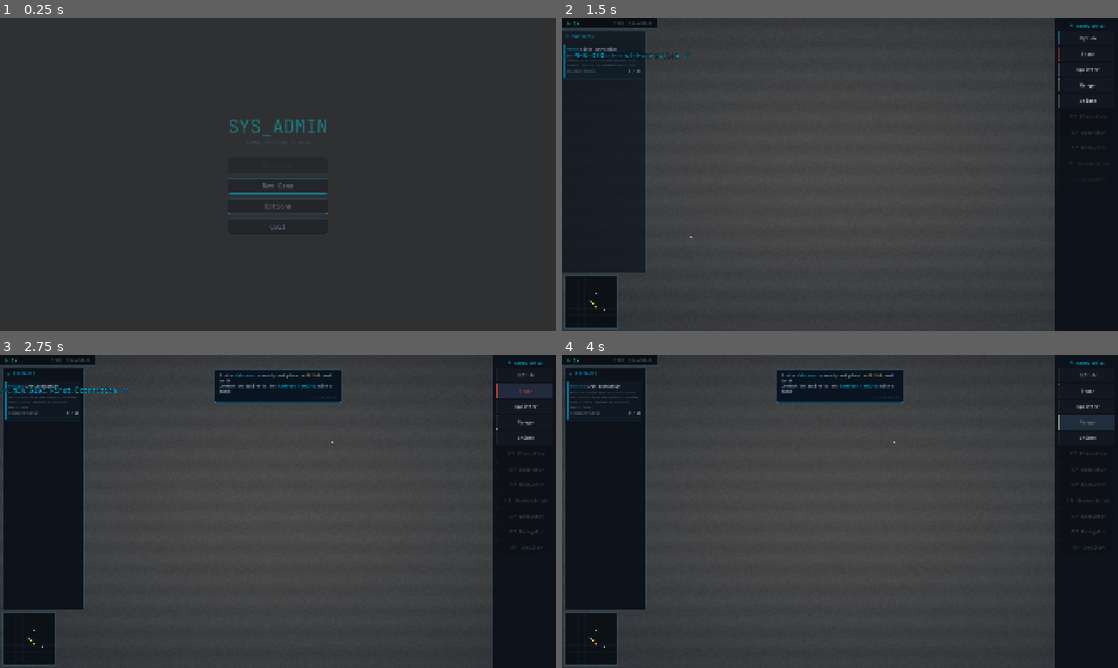
Above: before the commit, frames 1-4 (two rows, left to right).
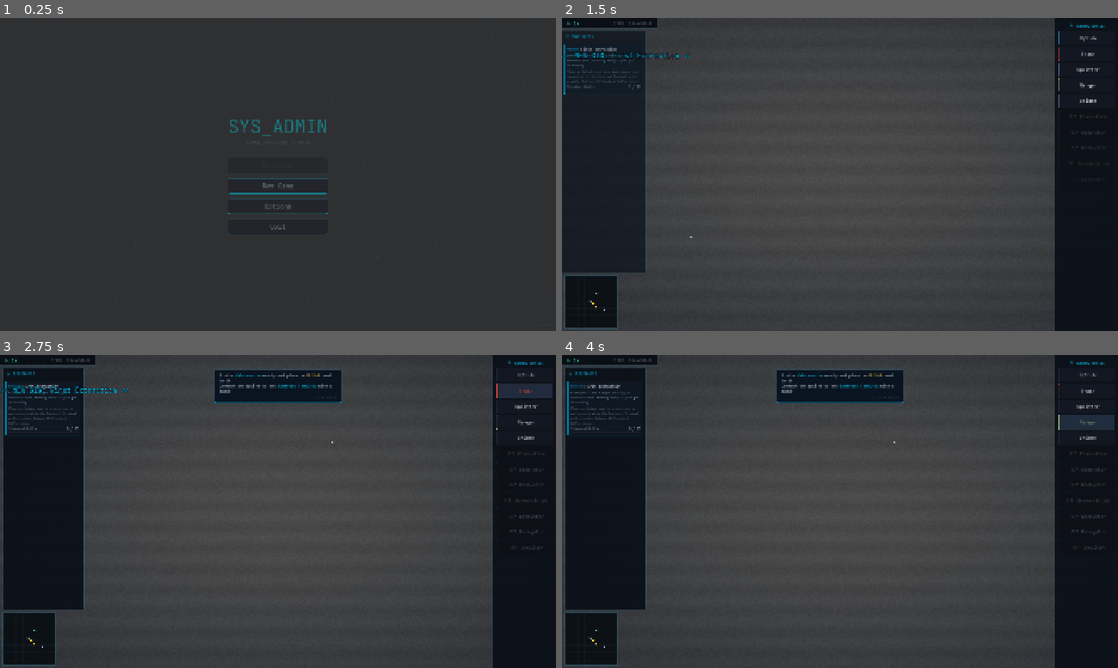
Above: after the commit, the same moments.

Repository: BYGGOLDENSTONE/sys-admin
Game: Godot game, scene res://scenes/ui/main_menu.tscn
Same seed, same stepped clock (60 frames per second), same inputs: the game is played once before the commit and once after it.
Inputs (mouse positions are in pixels of both pictures, inside the frame that each line leads up to):
- Up to frame 1 (0.25 s): no input
- Up to frame 2 (1.5 s): click "New Game" at 0.5 s; tap Enter at 1.25 s; drag from (589, 302) to (895, 105) at 1.27 s
- Up to frame 3 (2.75 s): click "Trash" at 2 s
- Up to frame 4 (4 s): click "Splitter" at 2.75 s; click "Merger" at 3.5 s

The runs differ from the first frame. In frame 2, 0.2% of the frame differs, in the area x 0-15%, y 11-25%; in frame 3, 0.2%; in frame 4, 0.3%, in the area x 0-15%, y 11-26%.

Commit message:
Sprint 2: Sound + Theme Identity — cyberpunk ambient, rich SFX, client factions, menu atmosphere
A6: Cyberpunk ambient music — 10s loop with deep drone, pad sweep, filtered noise, data pulses, high shimmer
A7: Critical SFX improvement — rich gig_complete (7-note), unlock fanfare (bass+5-note), discovery chime (4-note+shimmer), cable connect (sub-bass added)
A8: Client/faction flavor — 6 hacker identities (FIXER_NULL, BROKER_7, GHOST_SIGNAL, DR_PATCH, CIPHER_QUEEN, ARCHIVE_X) with styled client lines in gig panel
A9: Main menu atmosphere — data rain background effect + SYS_ADMIN title glitch/flicker

Co-Authored-By: Claude Opus 4.6 <noreply@anthropic.com>

Diff:
--- a/resources/gigs/gig_01.tres
+++ b/resources/gigs/gig_01.tres
@@ -13,7 +13,7 @@
 [resource]
 script = ExtResource("1")
 gig_name = "First Extraction"
-description = "Place an Uplink next to a data source and connect it to the Contract Terminal with a cable. Deliver 20 Standard Public data."
+description = "FIXER_NULL: Got a buyer waiting on Standard data. Nothing fancy — just get it flowing.\n\nPlace an Uplink next to a data source and connect it to the Contract Terminal with a cable. Deliver 20 Standard Public data."
 order_index = 1
 is_tutorial = true
 requirements = Array[Resource]([SubResource("req1")])
--- a/resources/gigs/gig_02.tres
+++ b/resources/gigs/gig_02.tres
@@ -20,7 +20,7 @@
 [resource]
 script = ExtResource("1")
 gig_name = "Data Sorting"
-description = "Use your new Classifier to split a mixed source. Set the filter with TAB — send Financial one way, Biometric the other."
+description = "BROKER_7: I need Financial and Biometric separated clean. Mixed data is worthless to my clients.\n\nUse your new Classifier to split a mixed source. Set the filter with TAB — send Financial one way, Biometric the other."
 order_index = 2
 is_tutorial = true
 requirements = Array[Resource]([SubResource("req1"), SubResource("req2")])
--- a/resources/gigs/gig_03.tres
+++ b/resources/gigs/gig_03.tres
@@ -13,7 +13,7 @@
 [resource]
 script = ExtResource("1")
 gig_name = "Public Extraction"
-description = "This source mixes Public and Corrupted data. Use your new Separator to filter by state — keep Public, discard the rest."
+description = "GHOST_SIGNAL: Some of these sources are messy — Corrupted junk mixed with clean data. I only want the clean stuff.\n\nThis source mixes Public and Corrupted data. Use your new Separator to filter by state — keep Public, discard the rest."
 order_index = 3
 is_tutorial = true
 requirements = Array[Resource]([SubResource("req1")])
--- a/resources/gigs/gig_04.tres
+++ b/resources/gigs/gig_04.tres
@@ -14,7 +14,7 @@
 [resource]
 script = ExtResource("1")
 gig_name = "Data Recovery"
-description = "Corrupted data can be repaired! Use your new Recoverer — feed Corrupted data from the left and Public fuel from the top."
+description = "DR_PATCH: Corrupted files aren't trash — they're opportunities. Repair them and I'll make it worth your time.\n\nCorrupted data can be repaired! Use your new Recoverer — feed Corrupted data from the left and Public fuel from the top."
 order_index = 4
 is_tutorial = true
 requirements = Array[Resource]([SubResource("req1")])
--- a/resources/gigs/gig_05.tres
+++ b/resources/gigs/gig_05.tres
@@ -14,7 +14,7 @@
 [resource]
 script = ExtResource("1")
 gig_name = "Decryption Run"
-description = "Encrypted data needs Keys to unlock. Build a Research Lab to produce Keys, then feed both into a Decryptor."
+description = "CIPHER_QUEEN: Locked data is my specialty. Build a key forge and crack those files open — I need what's inside.\n\nEncrypted data needs Keys to unlock. Build a Research Lab to produce Keys, then feed both into a Decryptor."
 order_index = 5
 is_tutorial = true
 requirements = Array[Resource]([SubResource("req1")])
--- a/resources/gigs/gig_06.tres
+++ b/resources/gigs/gig_06.tres
@@ -14,7 +14,7 @@
 [resource]
 script = ExtResource("1")
 gig_name = "Encryption Job"
-description = "Some clients want re-encrypted data. Decrypt first, then run it through your new Encryptor — it needs a Key from top, just like the Decryptor."
+description = "GHOST_SIGNAL: My buyer wants re-encrypted data. Decrypt it, then lock it back up with fresh encryption. Don't ask why.\n\nDecrypt first, then run it through your new Encryptor — it needs a Key from top, just like the Decryptor."
 order_index = 6
 is_tutorial = true
 requirements = Array[Resource]([SubResource("req1")])
--- a/resources/gigs/gig_07.tres
+++ b/resources/gigs/gig_07.tres
@@ -12,7 +12,7 @@
 [resource]
 script = ExtResource("1")
 gig_name = "Package Deal"
-description = "Bundle two data types into one product. Use your new Compiler — feed Blueprint from the left and Research from the top to create Packets."
+description = "BROKER_7: Big client wants bundled data — Blueprint and Research in one package. Time to use the Compiler.\n\nBundle two data types into one product. Use your new Compiler — feed Blueprint from the left and Research from the top to create Packets."
 order_index = 7
 is_tutorial = true
 requirements = Array[Resource]([SubResource("req1")])
--- a/resources/gigs/gig_08.tres
+++ b/resources/gigs/gig_08.tres
@@ -13,7 +13,7 @@
 [resource]
 script = ExtResource("1")
 gig_name = "Blueprint Cache"
-description = "A client needs raw Blueprint data. Find sources that carry Blueprint content — look for Biotech Labs or harder targets."
+description = "ARCHIVE_X: I'm building a collection. Raw Blueprint data — untouched, unprocessed. Find me sources that carry it.\n\nFind sources that carry Blueprint content — look for Biotech Labs or harder targets."
 order_index = 8
 is_tutorial = false
 requirements = Array[Resource]([SubResource("req1")])
--- a/resources/gigs/gig_09.tres
+++ b/resources/gigs/gig_09.tres
@@ -14,7 +14,7 @@
 [resource]
 script = ExtResource("1")
 gig_name = "Deep Recovery"
-description = "Recover damaged Blueprint data. The toughest corrupted files need processed fuel — you may need to decrypt data first to use as recovery fuel."
+description = "DR_PATCH: The deep web is full of damaged Blueprint files. Recover them — but you'll need better fuel for the worst ones.\n\nRecover damaged Blueprint data. The toughest corrupted files need processed fuel — you may need to decrypt data first to use as recovery fuel."
 order_index = 9
 is_tutorial = false
 requirements = Array[Resource]([SubResource("req1")])
--- a/resources/gigs/gig_10.tres
+++ b/resources/gigs/gig_10.tres
@@ -14,7 +14,7 @@
 [resource]
 script = ExtResource("1")
 gig_name = "Secure Transmission"
-description = "Re-encrypt Financial data for secure transfer. Decrypt it first, then run it back through the Encryptor. Higher-tier encryption requires better Keys."
+description = "CIPHER_QUEEN: Financial data needs military-grade wrapping. Decrypt, then re-encrypt with the best Keys you can forge.\n\nRe-encrypt Financial data for secure transfer. Decrypt it first, then run it back through the Encryptor. Higher-tier encryption requires better Keys."
 order_index = 10
 is_tutorial = false
 requirements = Array[Resource]([SubResource("req1")])
--- a/resources/gigs/gig_11.tres
+++ b/resources/gigs/gig_11.tres
@@ -12,7 +12,7 @@
 [resource]
 script = ExtResource("1")
 gig_name = "Assembly Contract"
-description = "Package encrypted Financial data with raw Blueprint data. Encrypt Financial first, then feed it with Blueprint into the Compiler."
+description = "FIXER_NULL: Final job. Encrypted Financial plus raw Blueprint — compiled into one package. Get it done.\n\nPackage encrypted Financial data with raw Blueprint data. Encrypt Financial first, then feed it with Blueprint into the Compiler."
 order_index = 11
 is_tutorial = false
 requirements = Array[Resource]([SubResource("req1")])
--- a/scripts/sound_manager.gd
+++ b/scripts/sound_manager.gd
@@ -48,7 +48,8 @@
 
 func play_cable_connect() -> void:
 	play("cable_snap", -10.0)
-	play("cable_resonance", -14.0)
+	play("cable_resonance", -12.0)
+	play("cable_sub", -14.0)
 
 
 func play_cable_remove() -> void:
@@ -135,13 +136,14 @@
 	_sounds["remove_whoosh"] = _gen(800.0, 0.15, 0.3, "sine", 150.0)
 	# Cable
 	_sounds["cable_snap"] = _gen(1800.0, 0.05, 0.25, "square")
-	_sounds["cable_resonance"] = _gen(350.0, 0.3, 0.15, "sine")
+	_sounds["cable_resonance"] = _gen(350.0, 0.4, 0.18, "sine")
+	_sounds["cable_sub"] = _gen(110.0, 0.25, 0.15, "sine", 80.0)
 	_sounds["cable_pop"] = _gen(500.0, 0.08, 0.2, "sine", 200.0)
-	# Discovery / Unlock
-	_sounds["discovery_chime"] = _gen_chime([523.0, 659.0, 784.0], 0.12, 0.3)
-	_sounds["unlock_fanfare"] = _gen_chime([262.0, 330.0, 392.0, 523.0], 0.12, 0.35)
-	# Gig complete (5-note triumphant arpeggio)
-	_sounds["gig_complete"] = _gen_chime([330.0, 392.0, 494.0, 587.0, 659.0], 0.10, 0.35)
+	# Discovery / Unlock / Gig complete — rich layered versions
+	_sounds["discovery_chime"] = _gen_rich_chime([523.0, 659.0, 784.0, 1047.0], 0.15, 0.28, 4, 0.4)
+	_sounds["unlock_fanfare"] = _gen_rich_chime([131.0, 262.0, 330.0, 392.0, 523.0], 0.14, 0.32, 3, 0.35)
+	# Gig complete (7-note triumphant arpeggio with shimmer)
+	_sounds["gig_complete"] = _gen_rich_chime([262.0, 330.0, 392.0, 494.0, 587.0, 659.0, 784.0], 0.12, 0.30, 4, 0.5)
 	# Delivery confirmation blip
 	_sounds["delivery_blip"] = _gen(880.0, 0.06, 0.2, "sine", 1320.0)
 	# Processing — per-building type
@@ -223,20 +225,85 @@
 	return stream
 
 
+func _gen_rich_chime(freqs: Array, note_dur: float, vol: float, harmonics: int = 3, tail: float = 0.3) -> AudioStreamWAV:
+	## Layered chime with harmonics and reverb-like tail. Notes overlap for fullness.
+	var note_samples: int = int(SAMPLE_RATE * note_dur)
+	var tail_samples: int = int(SAMPLE_RATE * tail)
+	var total: int = note_samples * freqs.size() + tail_samples
+	var buffer := PackedFloat32Array()
+	buffer.resize(total)
+	buffer.fill(0.0)
+	for ni in range(freqs.size()):
+		var freq: float = freqs[ni]
+		var start: int = ni * note_samples
+		var ring_len: int = mini(note_samples + tail_samples, total - start)
+		for i in range(ring_len):
+			var t: float = float(i) / SAMPLE_RATE
+			var total_dur: float = note_dur + tail
+			var progress: float = t / total_dur
+			var env: float = 1.0
+			if t < 0.008:
+				env = t / 0.008
+			env *= pow(1.0 - clampf(progress, 0.0, 1.0), 1.6)
+			var sample: float = 0.0
+			for h in range(harmonics):
+				var harm_freq: float = freq * (h + 1)
+				var harm_vol: float = 1.0 / pow(h + 1, 1.3)
+				sample += sin(t * harm_freq * TAU) * harm_vol
+			sample *= vol * env / float(harmonics)
+			buffer[start + i] += sample
+	var data := PackedByteArray()
+	data.resize(total * 2)
+	for i in range(total):
+		var s16: int = clampi(int(buffer[i] * 32767.0), -32768, 32767)
+		data[i * 2] = s16 & 0xFF
+		data[i * 2 + 1] = (s16 >> 8) & 0xFF
+	var stream := AudioStreamWAV.new()
+	stream.format = AudioStreamWAV.FORMAT_16_BITS
+	stream.mix_rate = SAMPLE_RATE
+	stream.stereo = false
+	stream.data = data
+	return stream
+
+
 func _start_ambient() -> void:
-	var dur: float = 3.0
+	## Cyberpunk ambient — deep drone + pad sweep + filtered noise + data pulses + shimmer.
+	var dur: float = 10.0
 	var samples: int = int(SAMPLE_RATE * dur)
 	var data := PackedByteArray()
 	data.resize(samples * 2)
 	for i in range(samples):
 		var t: float = float(i) / SAMPLE_RATE
 		var sample: float = 0.0
-		sample += sin(t * 55.0 * TAU) * 0.25
-		sample += sin(t * 82.5 * TAU) * 0.12
-		sample += sin(t * 110.0 * TAU) * 0.08
-		sample += sin(t * 165.0 * TAU) * 0.04
-		sample *= 0.8 + sin(t * 0.3 * TAU) * 0.2
-		sample *= 0.12
+		# Layer 1: Deep drone with slow breathing
+		var drone_mod: float = 0.85 + sin(t * 0.15 * TAU) * 0.15
+		sample += sin(t * 55.0 * TAU) * 0.20 * drone_mod
+		sample += sin(t * 82.5 * TAU) * 0.10 * drone_mod
+		# Layer 2: Mid pad with sweep
+		var pad_sweep: float = 0.5 + sin(t * 0.08 * TAU) * 0.5
+		sample += sin(t * 110.0 * TAU) * 0.06 * pad_sweep
+		sample += sin(t * 165.0 * TAU) * 0.04 * pad_sweep
+		sample += sin(t * 220.0 * TAU) * 0.025 * pad_sweep * pad_sweep
+		# Layer 3: Filtered noise (deterministic pseudo-noise)
+		var noise: float = sin(t * 7919.0) * sin(t * 6961.0) * sin(t * 5381.0)
+		var noise_env: float = 0.3 + sin(t * 0.2 * TAU) * 0.2 + sin(t * 0.07 * TAU) * 0.15
+		sample += noise * 0.025 * noise_env
+		# Layer 4: Data pulses — subtle pings
+		var pulse_t: float = fmod(t, 2.5) / 2.5
+		if pulse_t < 0.02:
+			var pe: float = 1.0 - pulse_t / 0.02
+			sample += sin(t * 880.0 * TAU) * 0.035 * pe * pe
+		var pulse_t2: float = fmod(t + 1.25, 2.5) / 2.5
+		if pulse_t2 < 0.015:
+			var pe2: float = 1.0 - pulse_t2 / 0.015
+			sample += sin(t * 660.0 * TAU) * 0.02 * pe2 * pe2
+		# Layer 5: High shimmer
+		var shimmer_env: float = maxf(0.0, sin(t * 0.12 * TAU)) * 0.5
+		sample += sin(t * 1320.0 * TAU) * 0.01 * shimmer_env
+		sample += sin(t * 1760.0 * TAU) * 0.005 * shimmer_env
+		# Global breathing
+		sample *= 0.7 + sin(t * 0.25 * TAU) * 0.15 + sin(t * 0.4 * TAU) * 0.08
+		sample *= 0.14
 		var s16: int = clampi(int(sample * 32767.0), -32768, 32767)
 		data[i * 2] = s16 & 0xFF
 		data[i * 2 + 1] = (s16 >> 8) & 0xFF
--- /dev/null
+++ b/scripts/ui/data_rain.gd
@@ -0,0 +1,77 @@
+extends Control
+
+## Falling data rain background effect for main menu.
+
+const CHARS: String = "01ABCDEF23456789abcdef{}[]<>/|"
+const COL_SPACING: float = 22.0
+const CHAR_SIZE: int = 12
+const FALL_SPEED_MIN: float = 25.0
+const FALL_SPEED_MAX: float = 90.0
+const FADE_CLR := Color(0.0, 0.6, 0.75, 0.08)
+const HEAD_CLR := Color(0.0, 0.85, 0.95, 0.25)
+
+var _columns: Array = []
+var _rng := RandomNumberGenerator.new()
+var _font: Font = null
+
+
+func _ready() -> void:
+	_rng.seed = Time.get_ticks_msec()
+	set_anchors_preset(Control.PRESET_FULL_RECT)
+	mouse_filter = Control.MOUSE_FILTER_IGNORE
+	_font = ThemeDB.fallback_font
+	_init_columns()
+
+
+func _init_columns() -> void:
+	_columns.clear()
+	var w: float = get_viewport_rect().size.x
+	var count: int = int(w / COL_SPACING)
+	for i in range(count):
+		_columns.append(_make_column(i * COL_SPACING + _rng.randf_range(0, 4), true))
+
+
+func _make_column(x: float, random_start: bool) -> Dictionary:
+	var length: int = _rng.randi_range(6, 18)
+	var h: float = get_viewport_rect().size.y
+	var y: float
+	if random_start:
+		y = _rng.randf_range(-length * CHAR_SIZE, h)
+	else:
+		y = float(-length * CHAR_SIZE)
+	var chars: Array = []
+	for _j in range(length):
+		chars.append(CHARS[_rng.randi() % CHARS.length()])
+	return {"x": x, "y": y, "speed": _rng.randf_range(FALL_SPEED_MIN, FALL_SPEED_MAX),
+			"length": length, "chars": chars}
+
+
+func _process(delta: float) -> void:
+	var h: float = get_viewport_rect().size.y
+	for col in _columns:
+		col.y += col.speed * delta
+		if col.y - col.length * CHAR_SIZE > h:
+			var nc := _make_column(col.x, false)
+			col.y = nc.y
+			col.speed = nc.speed
+			col.length = nc.length
+			col.chars = nc.chars
+	queue_redraw()
+
+
+func _draw() -> void:
+	var h: float = get_viewport_rect().size.y
+	for col in _columns:
+		for i in range(col.chars.size()):
+			var cy: float = col.y + i * CHAR_SIZE
+			if cy < -CHAR_SIZE or cy > h:
+				continue
+			var color: Color
+			if i == col.chars.size() - 1:
+				color = HEAD_CLR
+			else:
+				var t: float = float(i) / maxf(col.chars.size() - 1, 1)
+				color = FADE_CLR
+				color.a *= (0.3 + 0.7 * t)
+			draw_string(_font, Vector2(col.x, cy), col.chars[i],
+						HORIZONTAL_ALIGNMENT_LEFT, -1, CHAR_SIZE, color)
--- a/scripts/ui/gig_panel.gd
+++ b/scripts/ui/gig_panel.gd
@@ -15,6 +15,7 @@
 const BRIGHT := Color(0.85, 0.9, 0.95, 1.0)
 const CARD_BG := Color(0.06, 0.08, 0.12, 0.8)
 const TRACKED_GLOW := Color(0.0, 0.6, 0.8, 0.12)
+const CLIENT_CLR := Color(0.6, 0.75, 0.85, 0.9)
 const STALL_CLR := Color(0.8, 0.45, 0.15, 1.0)
 const STALL_TIME := 30.0  ## seconds without progress before showing stall hint
 
@@ -162,14 +163,29 @@
 	name_l.size_flags_horizontal = Control.SIZE_EXPAND_FILL
 	hdr.add_child(name_l)
 
-	# Description
+	# Description — split client flavor line from instruction text
 	if gig.description != "":
-		var desc := Label.new()
-		desc.text = gig.description
-		desc.add_theme_font_size_override("font_size", 10)
-		desc.add_theme_color_override("font_color", DIM)
-		desc.autowrap_mode = TextServer.AUTOWRAP_WORD_SMART
-		cv.add_child(desc)
+		var parts: PackedStringArray = gig.description.split("\n\n", true, 1)
+		if parts.size() == 2:
+			var client_l := Label.new()
+			client_l.text = parts[0]
+			client_l.add_theme_font_size_override("font_size", 10)
+			client_l.add_theme_color_override("font_color", CLIENT_CLR)
+			client_l.autowrap_mode = TextServer.AUTOWRAP_WORD_SMART
+			cv.add_child(client_l)
+			var desc := Label.new()
+			desc.text = parts[1]
+			desc.add_theme_font_size_override("font_size", 10)
+			desc.add_theme_color_override("font_color", DIM)
+			desc.autowrap_mode = TextServer.AUTOWRAP_WORD_SMART
+			cv.add_child(desc)
+		else:
+			var desc := Label.new()
+			desc.text = gig.description
+			desc.add_theme_font_size_override("font_size", 10)
+			desc.add_theme_color_override("font_color", DIM)
+			desc.autowrap_mode = TextServer.AUTOWRAP_WORD_SMART
+			cv.add_child(desc)
 
 	# Requirements with progress bars
 	var bars: Array = []
--- a/scripts/ui/main_menu.gd
+++ b/scripts/ui/main_menu.gd
@@ -6,6 +6,8 @@
 const SAVE_FILE: String = "user://saves/savegame.json"
 const AUTOSAVE_FILE: String = "user://saves/autosave.json"
 const GAME_SCENE: String = "res://scenes/main.tscn"
+const TITLE_COLOR := Color(0.0, 0.85, 0.9, 1.0)
+const GLITCH_CHARS: String = "█▓░▒#@$%&*"
 
 var _continue_btn: Button = null
 var _new_game_btn: Button = null
@@ -13,6 +15,13 @@
 var _quit_btn: Button = null
 var _button_vbox: VBoxContainer = null
 var _options_panel: VBoxContainer = null
+var _title: Label = null
+
+# Glitch state
+var _glitch_timer: float = 0.0
+var _next_glitch: float = 3.0
+var _glitch_active: bool = false
+var _glitch_end: float = 0.0
 
 
 func _ready() -> void:
@@ -21,10 +30,15 @@
 
 	_build_ui()
 	_update_continue_state()
+	_next_glitch = randf_range(2.0, 5.0)
 	# Fade in
 	modulate = Color(1, 1, 1, 0)
 	var tw := create_tween()
 	tw.tween_property(self, "modulate:a", 1.0, 0.6)
+
+
+func _process(delta: float) -> void:
+	_update_glitch(delta)
 
 
 func _build_ui() -> void:
@@ -34,6 +48,12 @@
 	bg.set_anchors_preset(Control.PRESET_FULL_RECT)
 	add_child(bg)
 
+	# Data rain background
+	var DataRainScript = preload("res://scripts/ui/data_rain.gd")
+	var rain := Control.new()
+	rain.set_script(DataRainScript)
+	add_child(rain)
+
 	# Main container (centered)
 	var center := CenterContainer.new()
 	center.set_anchors_preset(Control.PRESET_FULL_RECT)
@@ -45,12 +65,12 @@
 	center.add_child(main_box)
 
 	# Title
-	var title := Label.new()
-	title.text = "SYS_ADMIN"
-	title.add_theme_font_size_override("font_size", 64)
-	title.add_theme_color_override("font_color", Color(0.0, 0.85, 0.9, 1.0))
-	title.horizontal_alignment = HORIZONTAL_ALIGNMENT_CENTER
-	main_box.add_child(title)
+	_title = Label.new()
+	_title.text = "SYS_ADMIN"
+	_title.add_theme_font_size_override("font_size", 64)
+	_title.add_theme_color_override("font_color", TITLE_COLOR)
+	_title.horizontal_alignment = HORIZONTAL_ALIGNMENT_CENTER
+	main_box.add_child(_title)
 
 	# Subtitle
 	var subtitle := Label.new()
@@ -153,6 +173,43 @@
 		_continue_btn.tooltip_text = "No saved game found"
 
 
+# ── Glitch Effect ─────────────────────────────────────────────
+
+func _update_glitch(delta: float) -> void:
+	if _title == null:
+		return
+	_glitch_timer += delta
+	if _glitch_active:
+		if _glitch_timer >= _glitch_end:
+			# End glitch
+			_glitch_active = false
+			_title.text = "SYS_ADMIN"
+			_title.add_theme_color_override("font_color", TITLE_COLOR)
+			_title.position.x = 0.0
+			_glitch_timer = 0.0
+			_next_glitch = randf_range(3.0, 8.0)
+	else:
+		if _glitch_timer >= _next_glitch:
+			# Start glitch burst
+			_glitch_active = true
+			_glitch_timer = 0.0
+			_glitch_end = randf_range(0.06, 0.18)
+			# Corrupt 1-2 characters
+			var original := "SYS_ADMIN"
+			var result := original
+			var corrupt_count := randi_range(1, 2)
+			for _i in range(corrupt_count):
+				var idx := randi_range(0, original.length() - 1)
+				var gc: String = GLITCH_CHARS[randi() % GLITCH_CHARS.length()]
+				result = result.substr(0, idx) + gc + result.substr(idx + 1)
+			_title.text = result
+			# Color flash + horizontal offset
+			_title.add_theme_color_override("font_color", Color(1.0, 0.15, 0.25, 0.9))
+			_title.position.x = randf_range(-6.0, 6.0)
+
+
+# ── Navigation ────────────────────────────────────────────────
+
 func _on_continue() -> void:
 	# Try save file first, then autosave
 	var SaveManagerScript = preload("res://scripts/save_manager.gd")
Not shown, added: scripts/ui/data_rain.gd.uid
Not shown, changed: CLAUDE.md
